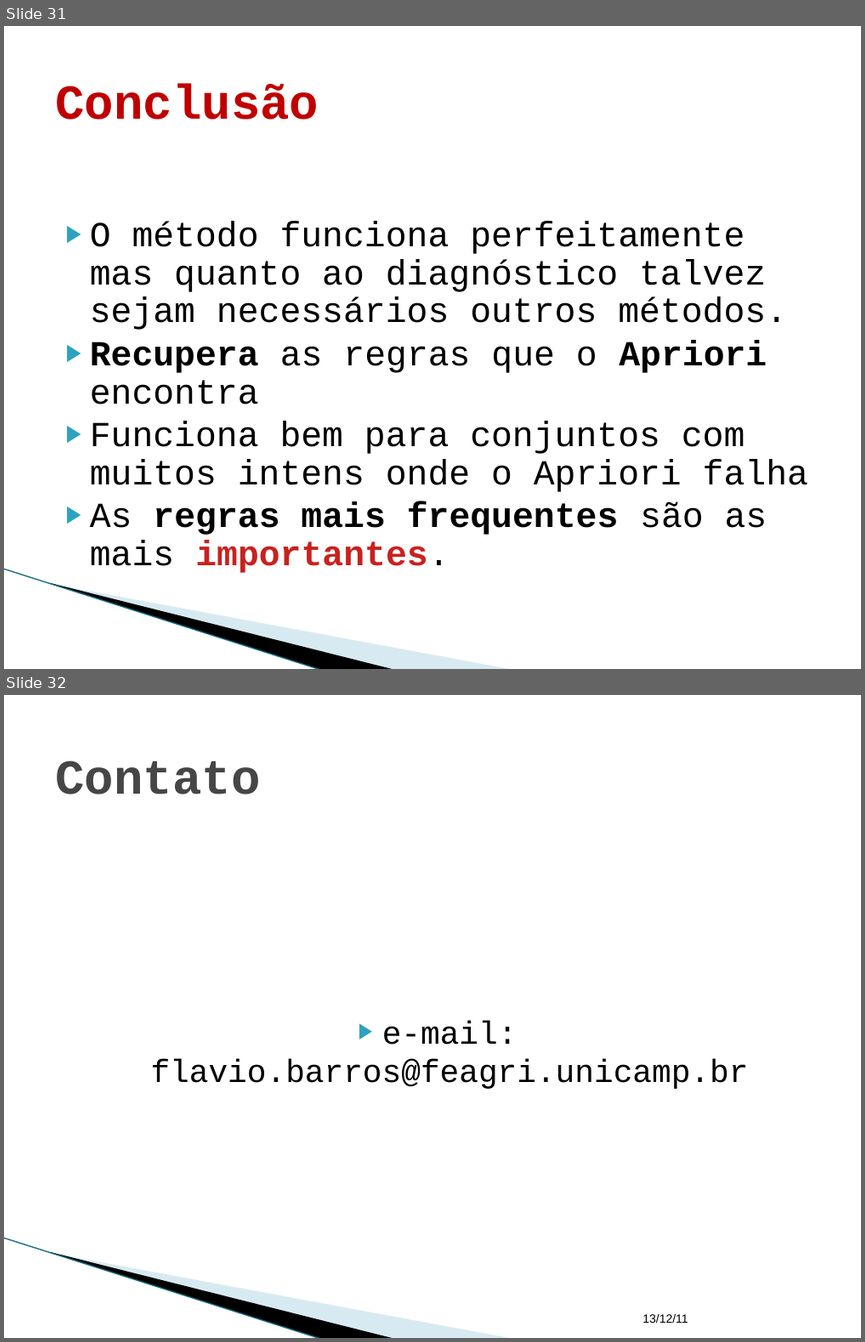
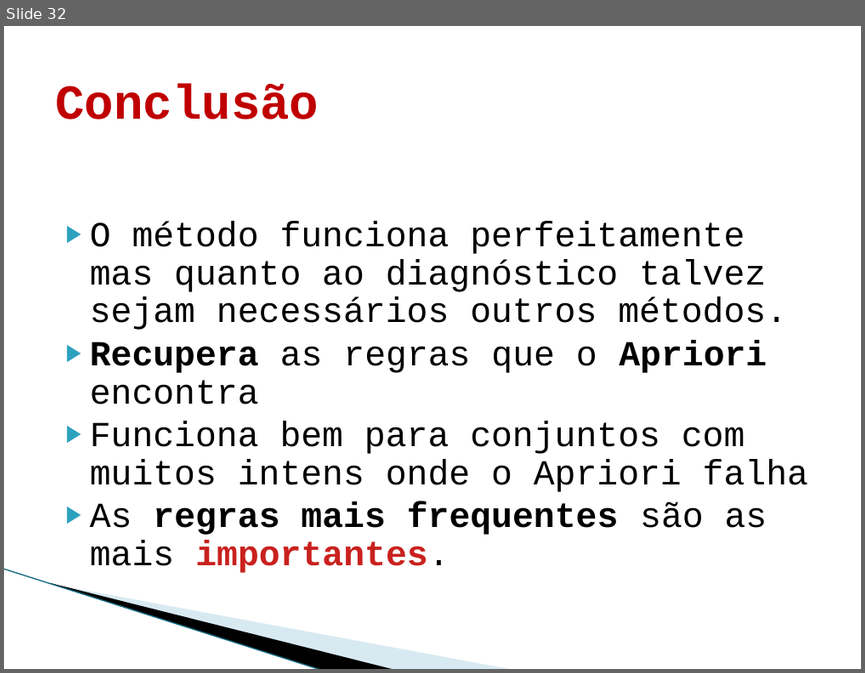
Before and after one commit to flaviobarros/sim_estocastica_p2, a slide deck: prova2_slides.odp. Shown one above the other, each under a label of ours: slides 31 and 32 before the commit, slide 32 after it. The pictures are 865x1342 and 865x673 pixels, drawn with LibreOffice and Linux fonts; fonts in the diff are those of the drawing; background and template pictures are left out. Boxes give left, top, right and bottom in pixels: in the first picture for what was removed or moved away, otherwise in the second. Text is boxed around its words. In the diff, an @@ line names an element or a change of style, - is before the commit and + after.

```diff
--- a/prova2_slides.odp
+++ b/prova2_slides.odp
@@ slide 32 removed at (4,695,861,1338), background #FFFFFF; not listed: 3 template elements that a slide beside it also shows @@
@@ title removed at (55,760,260,794) @@
-Contato
@@ text removed at (151,1021,749,1089) @@
-▶ e-mail: flavio.barros@feagri.unicamp.br
@@ text removed at (642,1314,687,1322) @@
-13/12/11
@@ what was slide 31 is now slide 32 @@
```
Also in this commit, not shown: 2 slides added.
